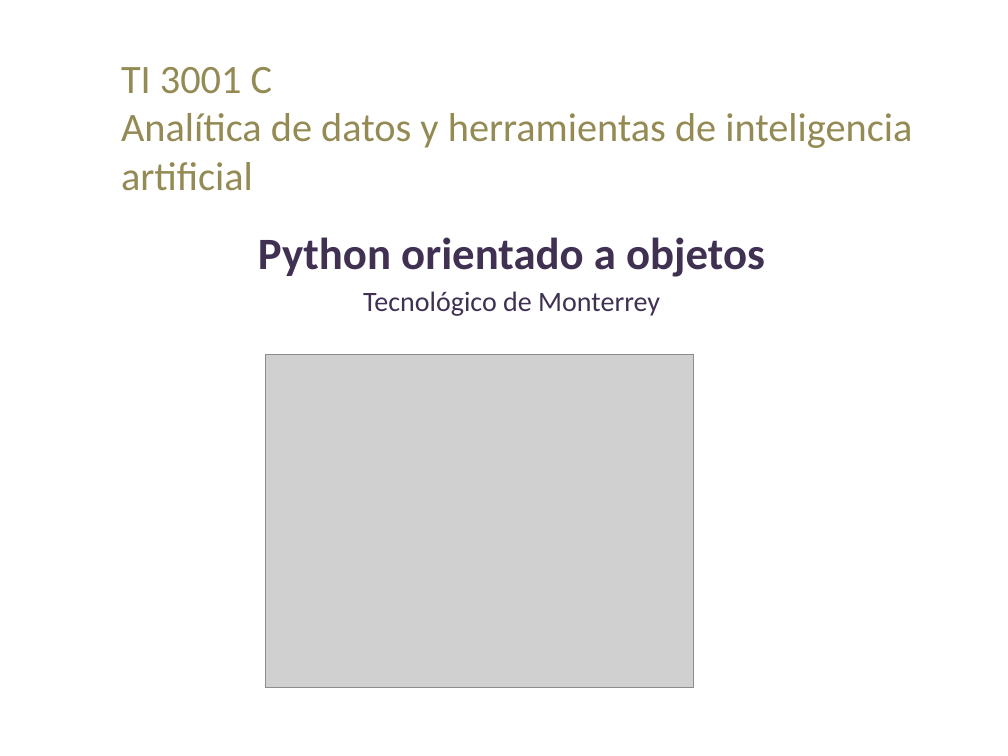
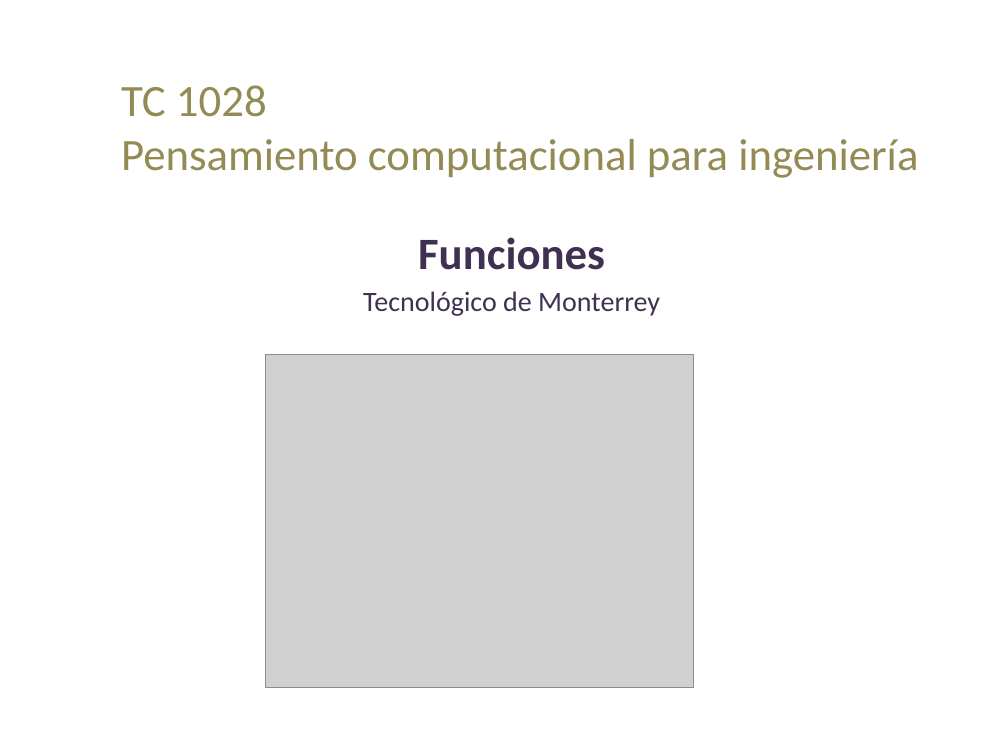
Before and after one commit to lizetheP/PensamientoC, a slide deck: slide 1 of CalendarioAgo2022/presentaciones/6_Funciones.pptx. Drawn at 1008x756 pixels with LibreOffice and Linux fonts; fonts in the diff are those of the drawing; grey boxes stand for pictures. Boxes give left, top, right and bottom in pixels: in the first picture for what was removed or moved away, otherwise in the second. Text is boxed around its words. In the diff, an @@ line names an element or a change of style, - is before the commit and + after.

Commit message:
subir

```diff
--- a/CalendarioAgo2022/presentaciones/6_Funciones.pptx
+++ b/CalendarioAgo2022/presentaciones/6_Funciones.pptx
@@ title at (121, 85, 918, 178): text changed; size 28.8 to 32 pt @@
-TI 3001 C
-Analítica de datos y herramientas de inteligencia artificial
+TC 1028
+Pensamiento computacional para ingeniería
@@ subtitle at (418, 237, 605, 270): text changed @@
-Python orientado a objetos
+Funciones
```
